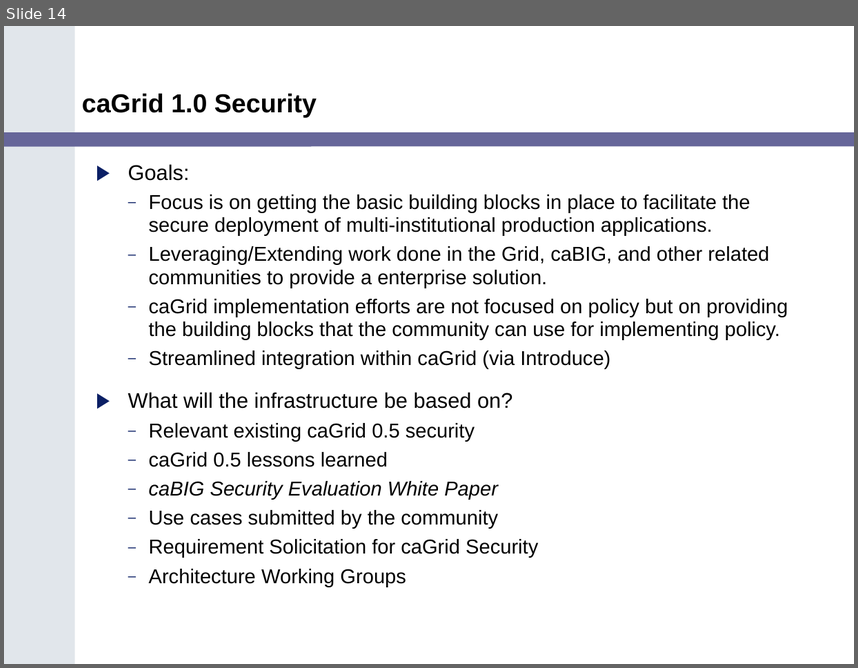
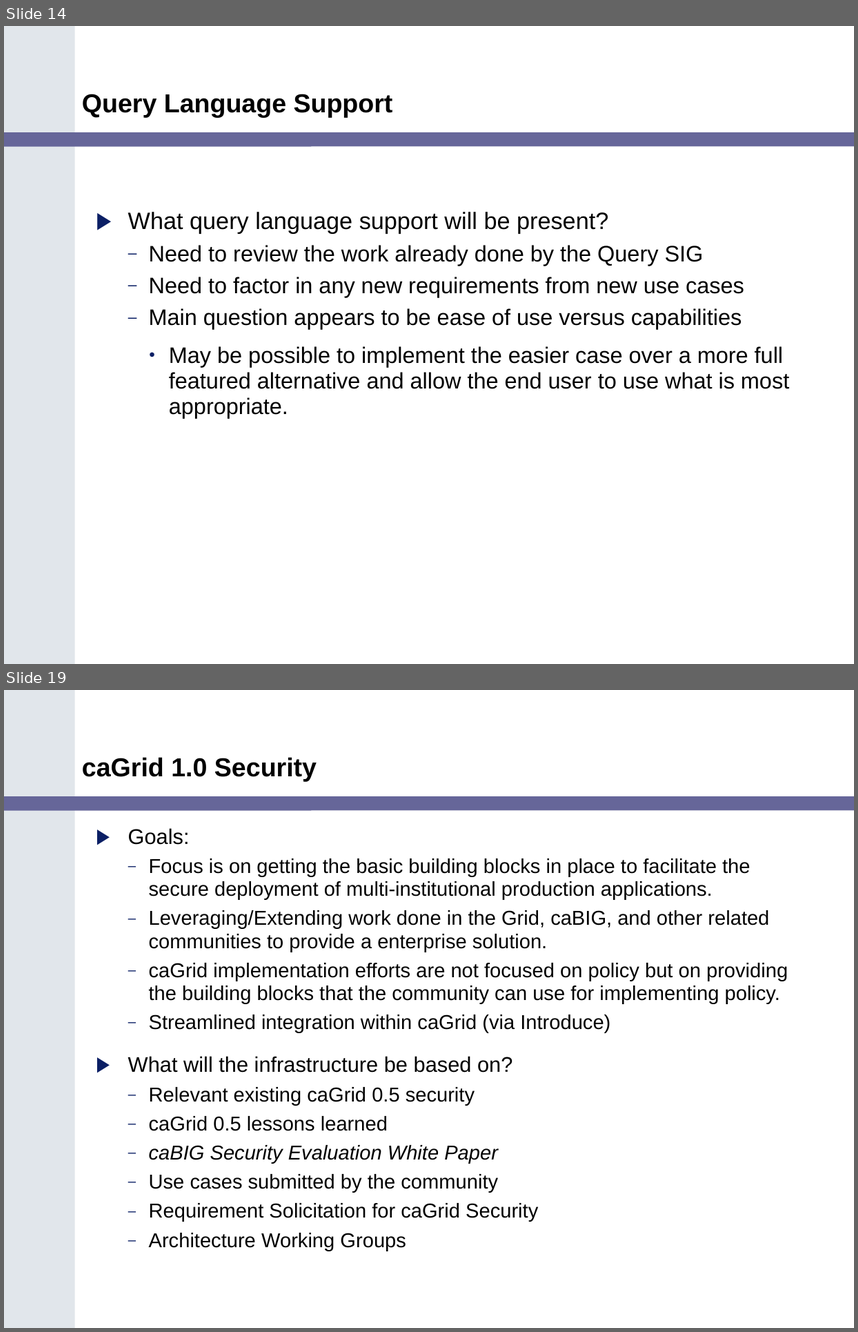
Before and after one commit to NCIP/cagrid-docs, a slide deck: presentations/200602_VCDE_ARCH/caGrid_Update_Arch_VCDE_Feb1.ppt. Shown one above the other, each under a label of ours: slide 14 before the commit, slides 14 and 19 after it; the slides between them are not shown. The pictures are 858x668 and 858x1332 pixels, drawn with LibreOffice and Linux fonts; fonts in the diff are those of the drawing; background and template pictures are left out. Boxes give left, top, right and bottom in pixels: in the first picture for what was removed or moved away, otherwise in the second. Text is boxed around its words. In the diff, an @@ line names an element or a change of style, - is before the commit and + after.

```diff
--- a/presentations/200602_VCDE_ARCH/caGrid_Update_Arch_VCDE_Feb1.ppt
+++ b/presentations/200602_VCDE_ARCH/caGrid_Update_Arch_VCDE_Feb1.ppt
@@ slide 14 added at [4,26,854,664], background #FFFFFF; not listed: 2 template elements that a slide beside it also shows @@
@@ title added at [82,94,393,117], 22 pt, text #000000, bold @@
+Query Language Support
@@ text added at [128,212,789,418], 19 pt, text #000000 @@
+▶ What query language support will be present?
+  – Need to review the work already done by the Query SIG
+  – Need to factor in any new requirements from new use cases
+  – Main question appears to be ease of use versus capabilities
+    • May be possible to implement the easier case over a more full featured alternative and allow the end user to use what is most appropriate.
@@ what was slide 14 is now slide 19 @@
```
Also in this commit, not shown: 5 other slides added, 1 slide removed.
